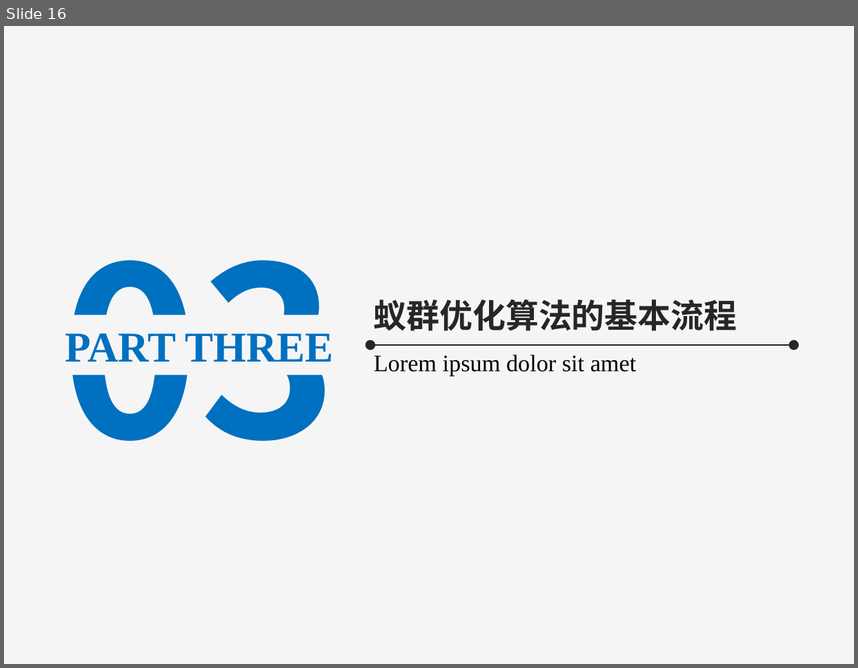
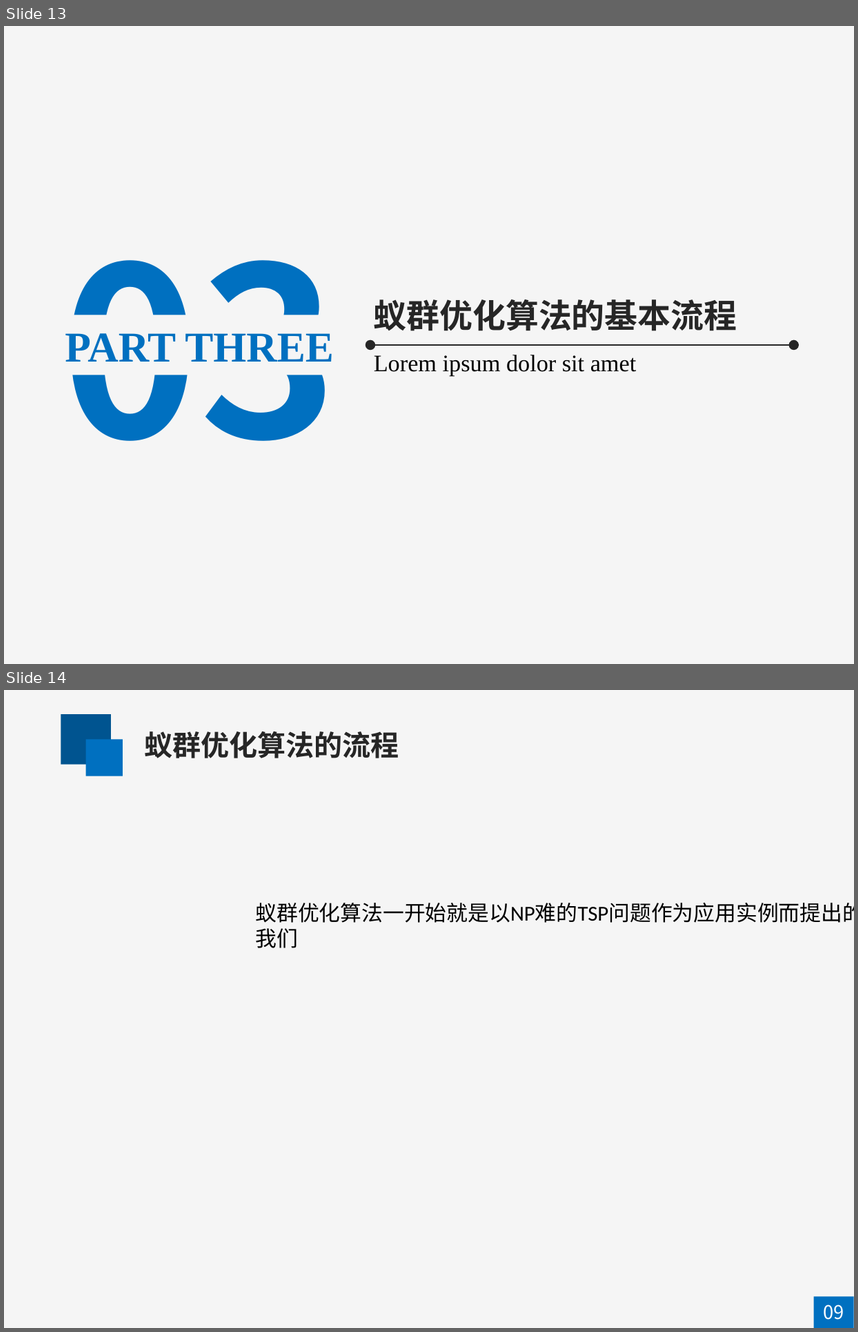
Before and after one commit to mapengfei-nwpu/ant, a slide deck: 蚁群优化算法.pptx. Shown one above the other, each under a label of ours: slide 16 before the commit, slides 13 and 14 after it. The pictures are 858x668 and 858x1332 pixels, drawn with LibreOffice and Linux fonts; fonts in the diff are those of the drawing. Boxes give left, top, right and bottom in pixels: in the first picture for what was removed or moved away, otherwise in the second. Text is boxed around its words. In the diff, an @@ line names an element or a change of style, - is before the commit and + after.

```diff
--- a/蚁群优化算法.pptx
+++ b/蚁群优化算法.pptx
@@ slide 14 added at (x1=4, y1=690, x2=854, y2=1328), background #F5F5F5 @@
@@ rectangle added at (x1=61, y1=715, x2=111, y2=765), fill #005490 @@
@@ rectangle added at (x1=85, y1=739, x2=122, y2=776), fill #0070C0 @@
@@ text added at (x1=144, y1=731, x2=399, y2=758), 24 pt, text #262626, bold @@
+蚁群优化算法的流程
@@ text added at (x1=256, y1=903, x2=854, y2=948), 18 pt, text #000000 @@
+蚁群优化算法一开始就是以NP难的TSP问题作为应用实例而提出的
+我们
@@ rectangle added at (x1=814, y1=1296, x2=854, y2=1328), fill #0070C0 @@
@@ text added at (x1=823, y1=1304, x2=844, y2=1319), 16 pt, text #FFFFFF @@
+09
@@ what was slide 16 is now slide 13 @@
```
Also in this commit, not shown: 4 slides changed, 4 other slides added.
